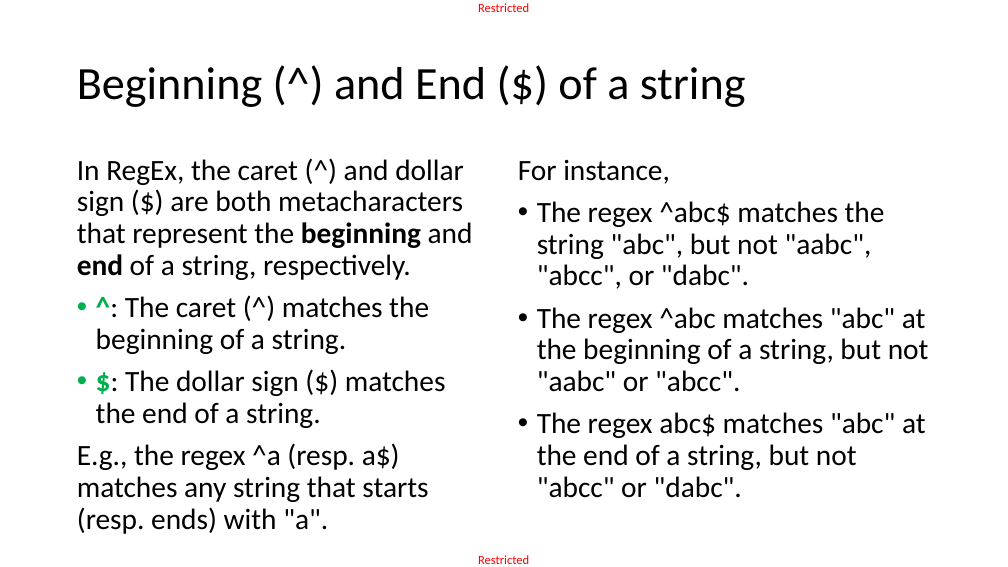
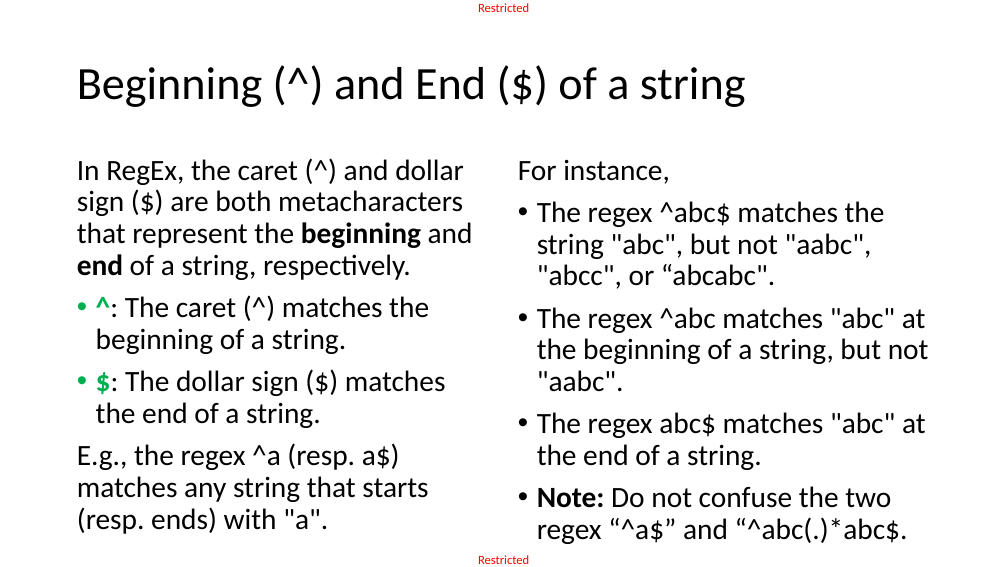
Before and after one commit to matthieudemari/SUTD_PLC_50_051, a slide deck: slide 42 of W9/W9S2/W9S2.pptx. Drawn at 1008x567 pixels with LibreOffice and Linux fonts; fonts in the diff are those of the drawing. Boxes give left, top, right and bottom in pixels: in the first picture for what was removed or moved away, otherwise in the second. Text is boxed around its words. In the diff, an @@ line names an element or a change of style, - is before the commit and + after.

```diff
--- a/W9/W9S2/W9S2.pptx
+++ b/W9/W9S2/W9S2.pptx
@@ text at (537,201,929,544): text changed @@
-• The regex ^abc$ matches the string "abc", but not "aabc", "abcc", or "dabc".
-• The regex ^abc matches "abc" at the beginning of a string, but not "aabc" or "abcc".
-• The regex abc$ matches "abc" at the end of a string, but not "abcc" or "dabc".
+• The regex ^abc$ matches the string "abc", but not "aabc", "abcc", or “abcabc".
+• The regex ^abc matches "abc" at the beginning of a string, but not "aabc".
+• The regex abc$ matches "abc" at the end of a string.
+• Note: Do not confuse the two regex “^a$” and “^abc(.)*abc$.
```
Also in this commit, not shown: 3 other slides changed, 7 other files.
